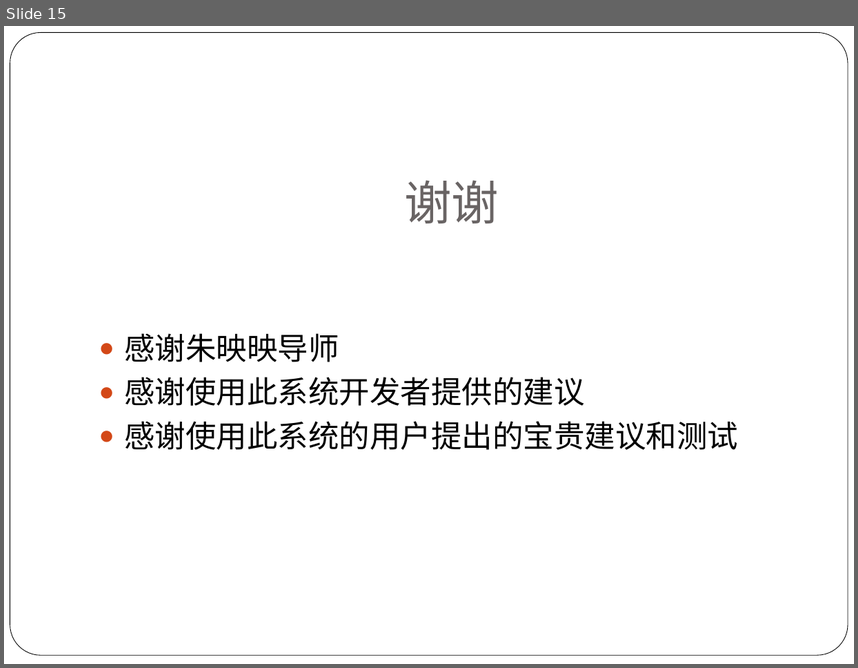
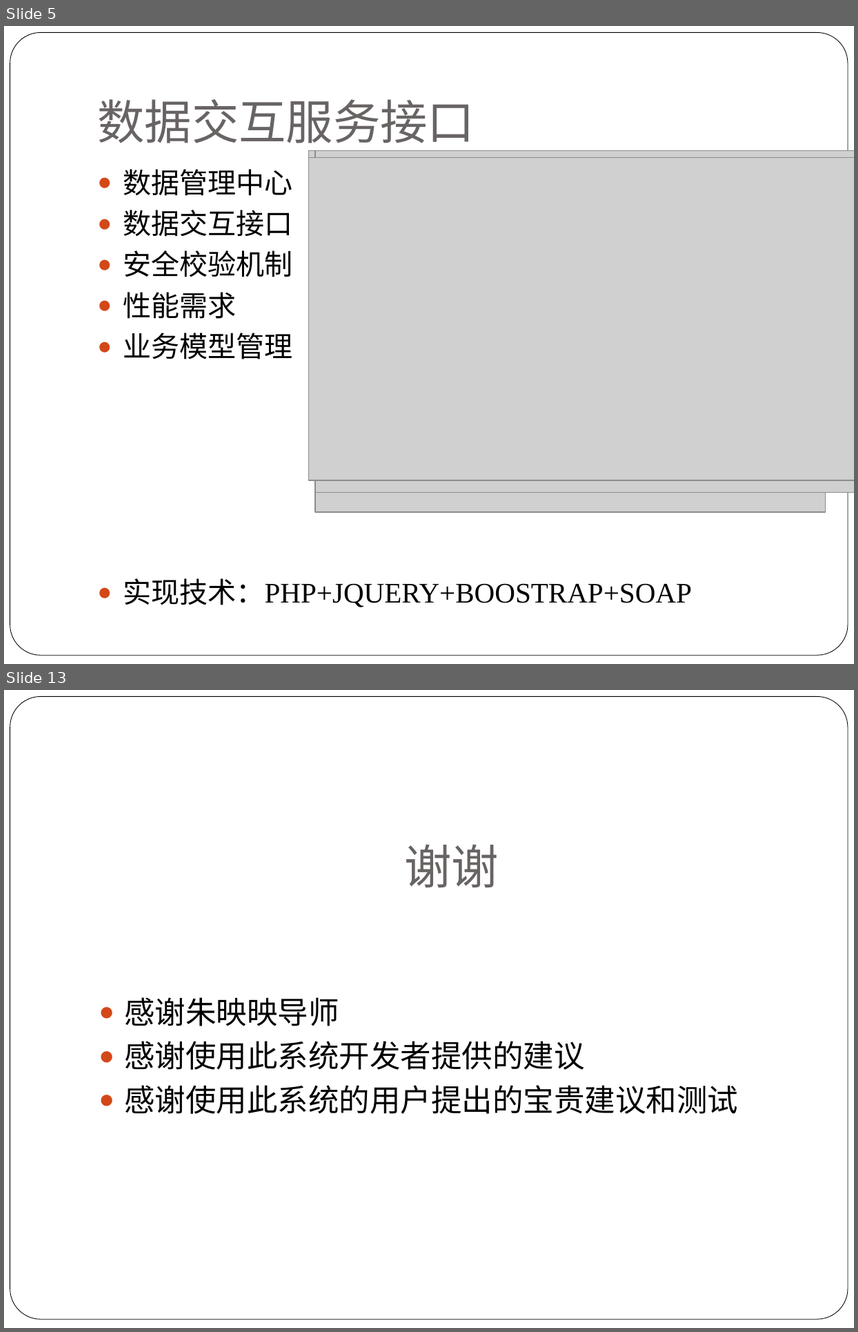
Before and after one commit to alucard263096/MyPaper, a slide deck: 论文PPT.pptx. Shown one above the other, each under a label of ours: slide 15 before the commit, slides 5 and 13 after it; the slides between them are not shown. The pictures are 858x668 and 858x1332 pixels, drawn with LibreOffice and Linux fonts; fonts in the diff are those of the drawing; grey boxes stand for pictures. Boxes give left, top, right and bottom in pixels: in the first picture for what was removed or moved away, otherwise in the second. Text is boxed around its words. In the diff, an @@ line names an element or a change of style, - is before the commit and + after.

```diff
--- a/论文PPT.pptx
+++ b/论文PPT.pptx
@@ slide 5 added at <box>4,26,854,664</box>, background #FFFFFF; not listed: 1 template element that a slide beside it also shows @@
@@ title added at <box>97,99,475,152</box>, 40 pt, text #696464 @@
+数据交互服务接口
@@ text added at <box>123,169,692,607</box>, 24.1 pt, text #000000 @@
+● 数据管理中心
+● 数据交互接口
+● 安全校验机制
+● 性能需求
+● 业务模型管理
+● 实现技术：PHP+JQUERY+BOOSTRAP+SOAP
@@ picture added at <box>308,151,601,312</box> @@
@@ picture added at <box>308,158,854,481</box> @@
@@ picture added at <box>315,151,854,492</box> @@
@@ picture added at <box>315,324,825,511</box> @@
@@ what was slide 15 is now slide 13 @@
```
Also in this commit, not shown: 5 slides changed, 6 other slides added, 9 slides removed.
